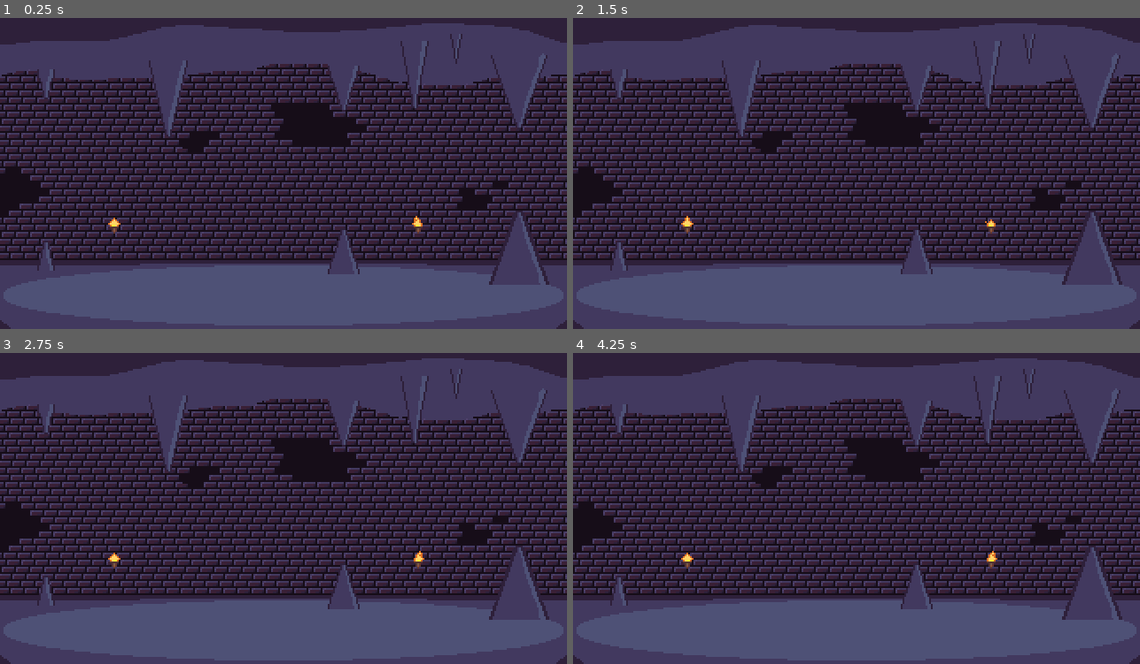
Above: before the commit, frames 1-4 (two rows, left to right).
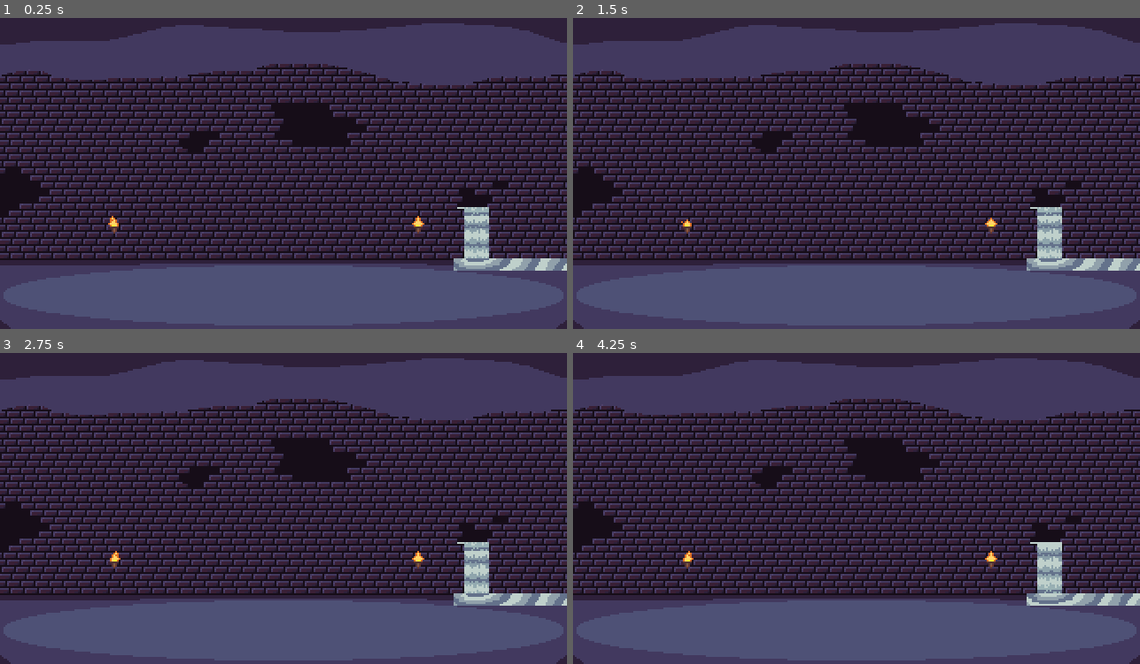
Above: after the commit, the same moments.

Repository: JosephLund/WizardRPG
Game: Godot game, scene res://UI/MainMenu/MainMenu.tscn
Two runs of this game, one before a commit and one after it. Both use one fixed random seed, a clock stepped at 60 frames per second and the inputs below. This scene is started directly instead of the project's main scene.
Inputs (mouse positions are in pixels of both pictures, inside the frame that each line leads up to):
- Up to frame 1 (0.25 s): no input
- Up to frame 2 (1.5 s): move the mouse to (981, 154) at 0.52 s; hold Right (ui_right) 0.53-1.28 s; move the mouse to (743, 185) at 1.27 s; hold Down (ui_down) from 1.28 s (still down)
- Up to frame 3 (2.75 s): move the mouse to (340, 433) at 2.02 s; release Down (ui_down) at 2.03 s; hold Right (ui_right) from 2.03 s (still down)
- Up to frame 4 (4.25 s): move the mouse to (828, 567) at 2.77 s; release Right (ui_right) at 2.78 s; hold Up (ui_up) 2.78-3.53 s; move the mouse to (1026, 552) at 3.52 s; hold Left (ui_left) from 3.53 s (still down)

The runs differ from the first frame. In frame 1, 4.1% of the frame differs, in the area x 6-100%, y 5-86%; in frame 2, 4.1%; in frame 3, 4.1%; in frame 4, 4.1%.

Commit message:
added waterfall to main menu

Diff:
--- a/UI/MainMenu/MainMenu.tscn
+++ b/UI/MainMenu/MainMenu.tscn
@@ -1,7 +1,8 @@
-[gd_scene load_steps=12 format=2]
+[gd_scene load_steps=17 format=2]
 
 [ext_resource path="res://UI/MainMenu/mainmenu.PNG" type="Texture" id=1]
 [ext_resource path="res://World/Torch/torch.png" type="Texture" id=2]
+[ext_resource path="res://UI/MainMenu/Waterfall-SpriteSheet.png" type="Texture" id=3]
 
 [sub_resource type="AtlasTexture" id=1]
 atlas = ExtResource( 2 )
@@ -43,6 +44,26 @@
 "speed": 5.0
 } ]
 
+[sub_resource type="AtlasTexture" id=10]
+atlas = ExtResource( 3 )
+region = Rect2( 0, 0, 64, 36 )
+
+[sub_resource type="AtlasTexture" id=11]
+atlas = ExtResource( 3 )
+region = Rect2( 64, 0, 64, 36 )
+
+[sub_resource type="AtlasTexture" id=12]
+atlas = ExtResource( 3 )
+region = Rect2( 128, 0, 64, 36 )
+
+[sub_resource type="SpriteFrames" id=13]
+animations = [ {
+"frames": [ SubResource( 10 ), SubResource( 11 ), SubResource( 12 ) ],
+"loop": true,
+"name": "default",
+"speed": 5.0
+} ]
+
 [node name="Control" type="Control"]
 anchor_right = 1.0
 anchor_bottom = 1.0
@@ -54,14 +75,19 @@
 texture = ExtResource( 1 )
 offset = Vector2( 160, 90 )
 
-[node name="Torch" type="AnimatedSprite" parent="."]
+[node name="LeftTorch" type="AnimatedSprite" parent="."]
 position = Vector2( 64.8154, 122.05 )
-frames = SubResource( 9 )
-frame = 6
-playing = true
-
-[node name="Torch2" type="AnimatedSprite" parent="."]
-position = Vector2( 236.289, 122.05 )
 frames = SubResource( 9 )
 frame = 5
 playing = true
+
+[node name="RightTorch" type="AnimatedSprite" parent="."]
+position = Vector2( 236.289, 122.05 )
+frames = SubResource( 9 )
+frame = 4
+playing = true
+
+[node name="Waterfall" type="AnimatedSprite" parent="."]
+position = Vector2( 288, 129 )
+frames = SubResource( 13 )
+playing = true
Binary file added: UI/MainMenu/Waterfall-SpriteSheet.png
Not shown, added: UI/MainMenu/Waterfall-SpriteSheet.png.import
Binary file changed: UI/MainMenu/mainmenu.PNG
